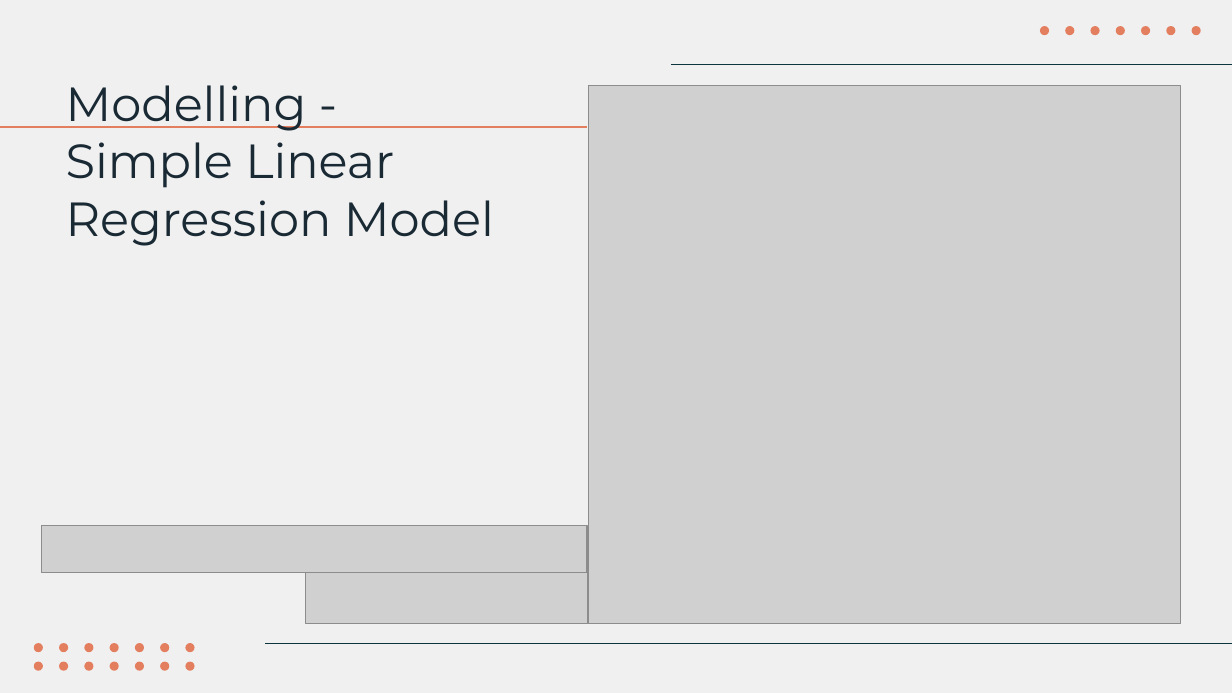
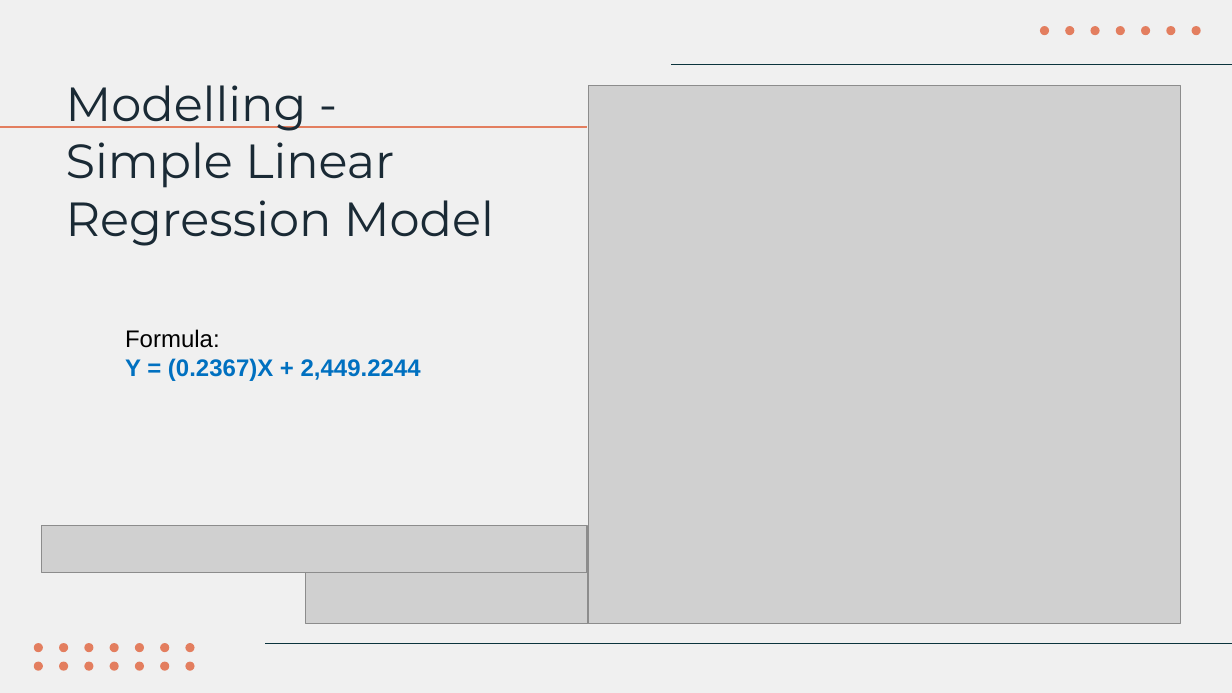
Before and after one commit to NgChekWee/Capstone-Private-Property, a slide deck: slide 22 of Capstone Presentation ppt.pptx. Drawn at 1232x693 pixels with LibreOffice and Linux fonts; fonts in the diff are those of the drawing; grey boxes stand for pictures. Boxes give left, top, right and bottom in pixels: in the first picture for what was removed or moved away, otherwise in the second. Text is boxed around its words. In the diff, an @@ line names an element or a change of style, - is before the commit and + after.

```diff
--- a/Capstone Presentation ppt.pptx
+++ b/Capstone Presentation ppt.pptx
@@ text added at [125,329,421,381], 14 pt, text #0070C0, bold @@
+Formula:
+Y = (0.2367)X + 2,449.2244
```
Also in this commit, not shown: 3 other slides changed, 1 other file.
